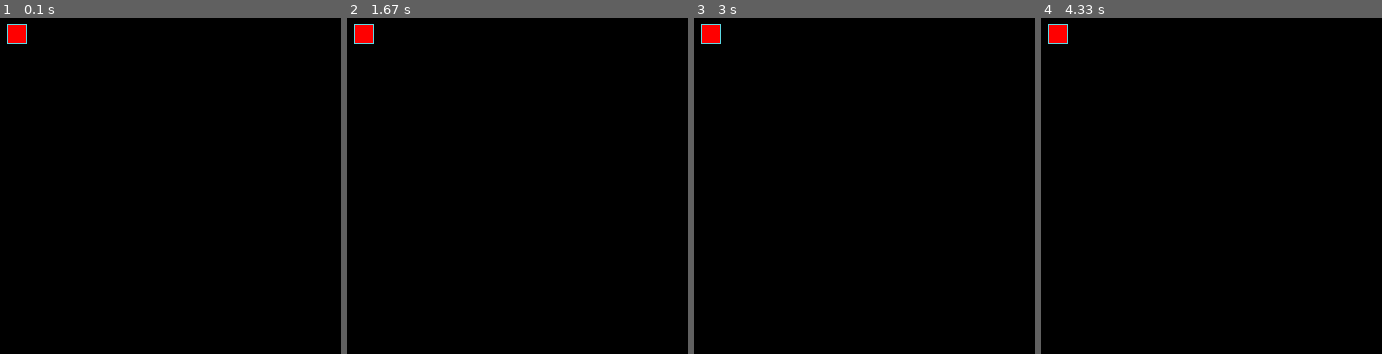
Above: before the commit, frames 1-4 (left to right).
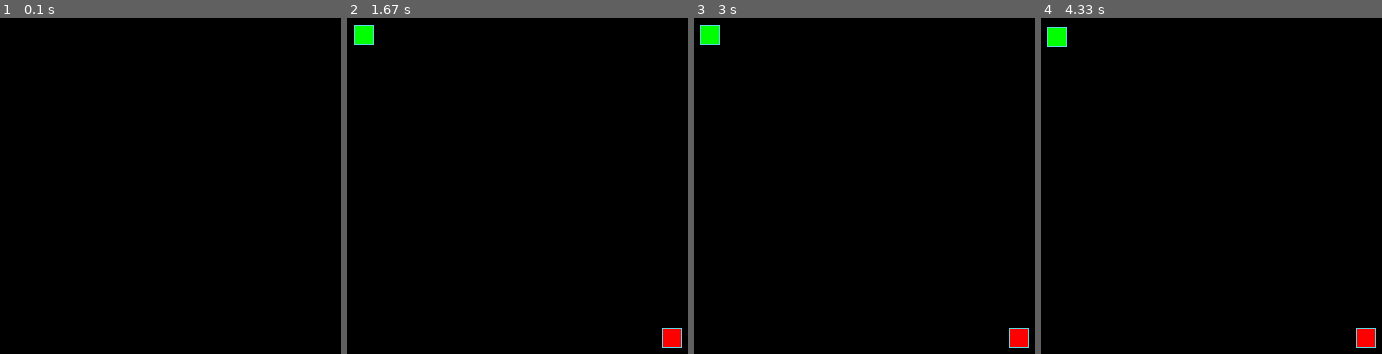
Above: after the commit, the same moments.

Repository: k-konovalov/the_snake
Game: pygame game, started from the_snake.py
The game is run twice, just before and just after one commit, with the same random seed, the same clock (stepped at 60 frames per second) and the same inputs.
Inputs:
- Up to frame 1 (0.1 s): no input
- Up to frame 2 (1.67 s): hold Up 0.83-1.3 s
- Up to frame 3 (3 s): hold Left 1.83-2.37 s; hold Down from 2.4 s (still down)
- Up to frame 4 (4.33 s): release Down at 3 s

The runs differ from the first frame. In frame 1, 0.3% of the frame differs, in the area x 2-8%, y 1-8%; in frame 2, 0.7%; in frame 3, 0.7%; in frame 4, 0.8%, in the area x 1-99%, y 1-99%.

Commit message:
F-4: run - 4

Diff:
--- a/constants.py
+++ b/constants.py
@@ -25,7 +25,7 @@
 SNAKE_COLOR = (0, 255, 0)  # Цвет змейки — зелёный
 
 # Скорость игры (итераций в секунду):
-SPEED = 20
+SPEED = 1  # 20
 
 if __name__ == '__main__':
     print('И зачем?)')
--- a/game_objects.py
+++ b/game_objects.py
@@ -70,6 +70,7 @@
             body_color=pygame.Color(255, 0, 0),
             position=self.randomize_position(),
         )
+        self.randomize_position()
 
     def randomize_position(self):
         """Устанавливает случайную позицию яблока в пределах игрового поля.
@@ -91,7 +92,7 @@
         Args:
             screen: Surface — поверхность pygame для отрисовки.
         """
-        rect = pygame.Rect(super().position, (GRID_SIZE, GRID_SIZE))
+        rect = pygame.Rect(self.position, (GRID_SIZE, GRID_SIZE))
         pygame.draw.rect(screen, self.body_color, rect)
         pygame.draw.rect(screen, BORDER_COLOR, rect, 1)
 
@@ -228,7 +229,7 @@
             pygame.draw.rect(screen, BORDER_COLOR, rect, 1)
 
         # Отрисовка головы змейки
-        head_rect = pygame.Rect(super().positions[0], (GRID_SIZE, GRID_SIZE))
+        head_rect = pygame.Rect(self.positions[0], (GRID_SIZE, GRID_SIZE))
         pygame.draw.rect(screen, self.body_color, head_rect)
         pygame.draw.rect(screen, BORDER_COLOR, head_rect, 1)
 
--- a/the_snake.py
+++ b/the_snake.py
@@ -18,6 +18,7 @@
     # Тут опишите основную логику игры.
     pygame_wrapper.clock.tick(SPEED)
     pygame_wrapper.handle_keys(snake)
+    pygame_wrapper.clear()
 
     snake.update_direction()
     snake.move(field_size=(SCREEN_WIDTH, SCREEN_HEIGHT))
@@ -26,6 +27,9 @@
     snake.draw(pygame_wrapper.screen)
     apple.draw(pygame_wrapper.screen)
     pygame_wrapper.flip()
+    print('Snake position:', snake.position)
+    print('Snake array:', snake.positions)
+    print('Apple position', apple.position)
 
 
 def main():
